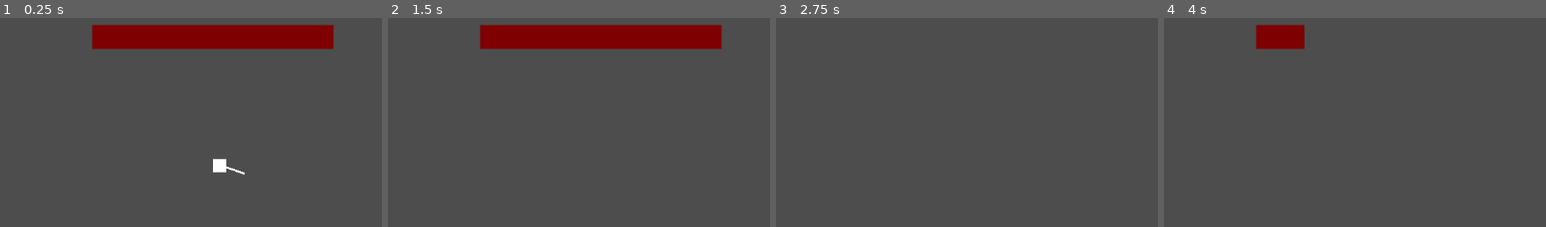
Above: before the commit, frames 1-4 (left to right).
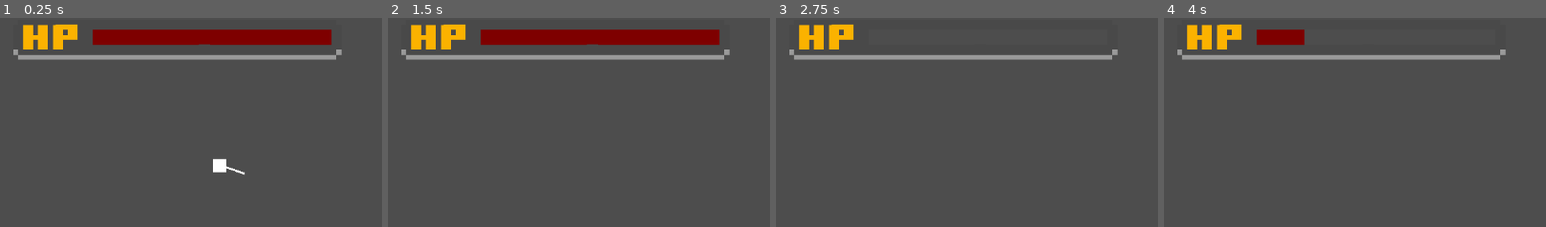
Above: after the commit, the same moments.

Repository: Audxius/Blaze-runner
Game: Godot game, scene res://Scenes/Level1.tscn
The game is run twice, just before and just after one commit, with the same random seed, the same clock (stepped at 60 frames per second) and the same inputs.
Inputs (mouse positions are % of the whole screen's width and height, from its top left):
- Up to frame 1 (0.25 s): no input
- Up to frame 2 (1.5 s): tap Enter (enter) at 0.5, 0.6 s; move the mouse to (72, 43) at 0.52 s; hold D from 0.53 s (still down); tap Space at 1.25 s; move the mouse to (30, 54) at 1.27 s; click (30, 54) at 1.35 s
- Up to frame 3 (2.75 s): move the mouse to (60, 26) at 2.02 s; release D at 2.03 s; hold A from 2.03 s (still down); hold G from 2.03 s (still down)
- Up to frame 4 (4 s): tap Enter (enter) at 2.75, 3.6 s; move the mouse to (45, 69) at 2.77 s; release A at 2.78 s; release G at 2.78 s; hold D from 2.78 s (still down); tap H at 2.85 s; move the mouse to (80, 64) at 3.52 s
The pictures show only the part of the screen within x 0-50%, y 0-50%; the shares and areas given below are measured in that part.

The runs differ from the first frame. In frame 1, 6.2% of the frame differs, in the area x 3-90%, y 3-21%; in frame 2, 6.2%; in frame 3, 3.2%; in frame 4, 3.8%.

Commit message:
Pause bugfixes and visuals

Diff:
--- a/Scenes/Pause.gd
+++ b/Scenes/Pause.gd
@@ -12,7 +12,7 @@
 func _process(delta):
 	if Input.is_action_just_pressed("pause"):
 		if not button_pressed:
-			if not get_tree().root.has_node("Title screen") and not get_tree().root.has_node("LevelSelectScene"):
+			if not treeContainsMenu():
 				ui.show()
 				get_tree().paused = true
 				button_pressed = true
@@ -20,3 +20,13 @@
 			ui.hide()
 			get_tree().paused = false
 			button_pressed = false
+
+func treeContainsMenu():
+	var menuNames = ["Title screen","LevelSelectScene"]
+	var exists = false
+
+	for menuName in menuNames:
+		if get_tree().root.has_node(menuName):
+			exists = true
+
+	return exists
--- a/Scenes/Player.tscn
+++ b/Scenes/Player.tscn
@@ -1,7 +1,8 @@
-[gd_scene load_steps=5 format=3 uid="uid://buwt6ljlkp7c2"]
+[gd_scene load_steps=6 format=3 uid="uid://buwt6ljlkp7c2"]
 
 [ext_resource type="Script" path="res://Scenes/Player.gd" id="1_lpi2i"]
 [ext_resource type="Script" path="res://Scenes/hp.gd" id="2_7yimy"]
+[ext_resource type="Texture2D" uid="uid://b1lyi4f7k4mxo" path="res://Art/hp.png" id="3_jk4ad"]
 
 [sub_resource type="RectangleShape2D" id="RectangleShape2D_ffpd2"]
 
@@ -48,3 +49,4 @@
 [node name="Sprite2D" type="Sprite2D" parent="CanvasLayer"]
 position = Vector2(271, 50)
 scale = Vector2(7.5, 7.5)
+texture = ExtResource("3_jk4ad")
--- a/Scenes/Title screen.tscn
+++ b/Scenes/Title screen.tscn
@@ -6,10 +6,10 @@
 [ext_resource type="PackedScene" uid="uid://dpo75klo2nn18" path="res://Scenes/LevelSelectScreen/LevelSelectScene.tscn" id="2_u3mws"]
 [ext_resource type="Texture2D" uid="uid://n318ggsh2vn4" path="res://Scenes/Title screen/guy.png" id="3_myigp"]
 [ext_resource type="Texture2D" uid="uid://c1j0jtsf25nes" path="res://Scenes/Title screen/press start.png" id="5_n3j4c"]
-[ext_resource type="Script" path="res://press start.gd" id="6_lhqxa"]
+[ext_resource type="Script" path="res://Scenes/press start.gd" id="6_lhqxa"]
 [ext_resource type="Texture2D" uid="uid://c7qa26yqddsn4" path="res://Scenes/Title screen/play.png" id="8_qvk6r"]
 [ext_resource type="Texture2D" uid="uid://byksy3hpneiib" path="res://Scenes/Title screen/settings.png" id="9_4yues"]
-[ext_resource type="AudioStream" uid="uid://cq4858dmyn8p0" path="res://select_sfx.wav" id="9_dxwj1"]
+[ext_resource type="AudioStream" uid="uid://cq4858dmyn8p0" path="res://Music/select_sfx.wav" id="9_dxwj1"]
 [ext_resource type="Texture2D" uid="uid://bh8ixvt8ntgaj" path="res://Scenes/exit.png" id="10_mxh7d"]
 [ext_resource type="AudioStream" uid="uid://dxjpspo31nw51" path="res://Music/Main title screen music.wav" id="12_jo0av"]
 
--- a/Scenes/pause_ui.tscn
+++ b/Scenes/pause_ui.tscn
@@ -12,9 +12,13 @@
 color = Color(0.203922, 0.203922, 0.203922, 1)
 
 [node name="Label" type="Label" parent="."]
-layout_mode = 0
-offset_left = 509.0
-offset_top = 241.0
-offset_right = 696.0
-offset_bottom = 308.0
+layout_mode = 1
+anchors_preset = 15
+anchor_right = 1.0
+anchor_bottom = 1.0
+grow_horizontal = 2
+grow_vertical = 2
+theme_override_font_sizes/font_size = 100
 text = "PAUSED"
+horizontal_alignment = 1
+vertical_alignment = 1
